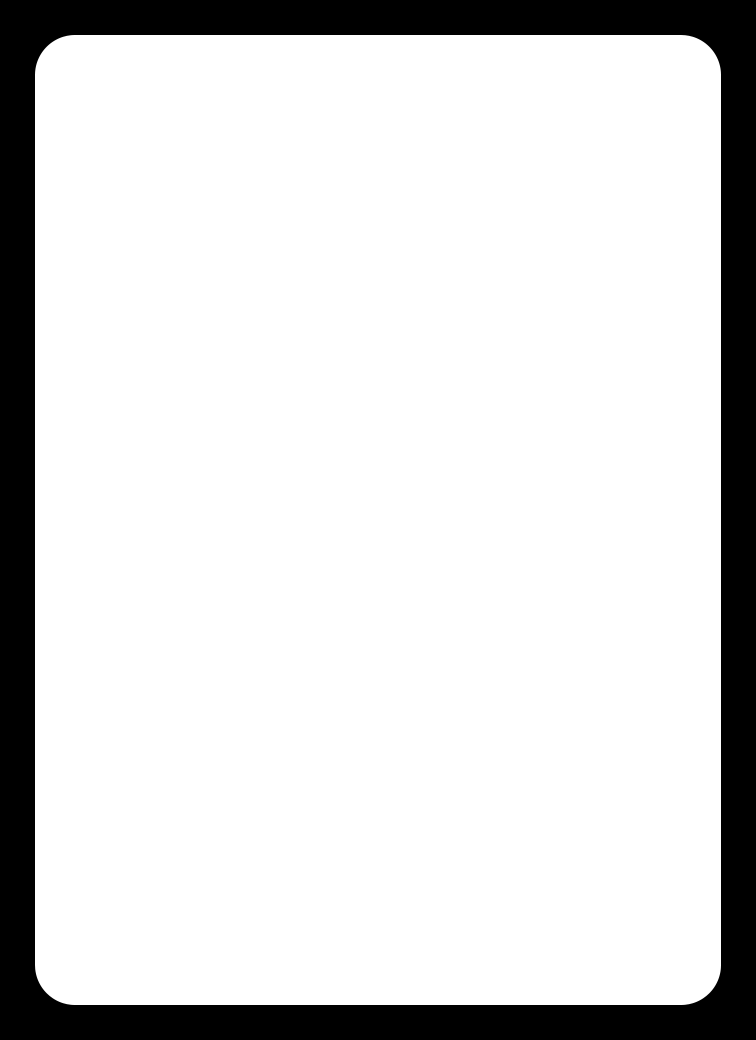
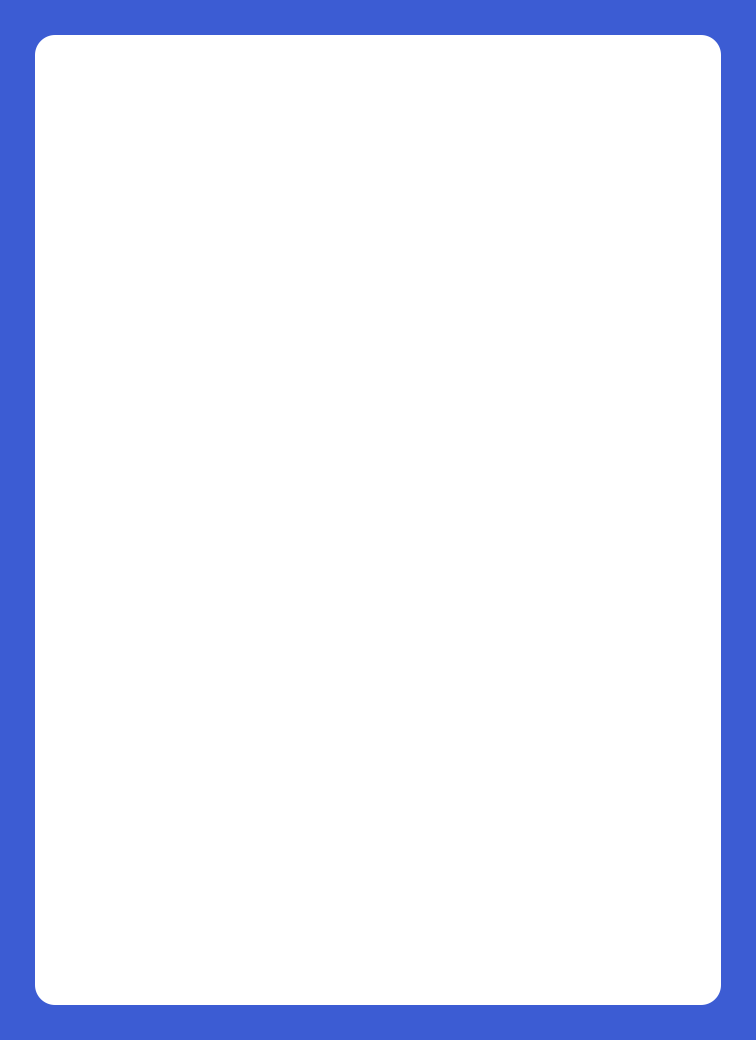
Layers edited between the first and the second 756 × 1040 image:
added layer "blue 3mm 20r" above "red 3mm 30r" over [0, 0, 756, 1040]
hid "black 3mm 40r" over [0, 0, 756, 1040]
